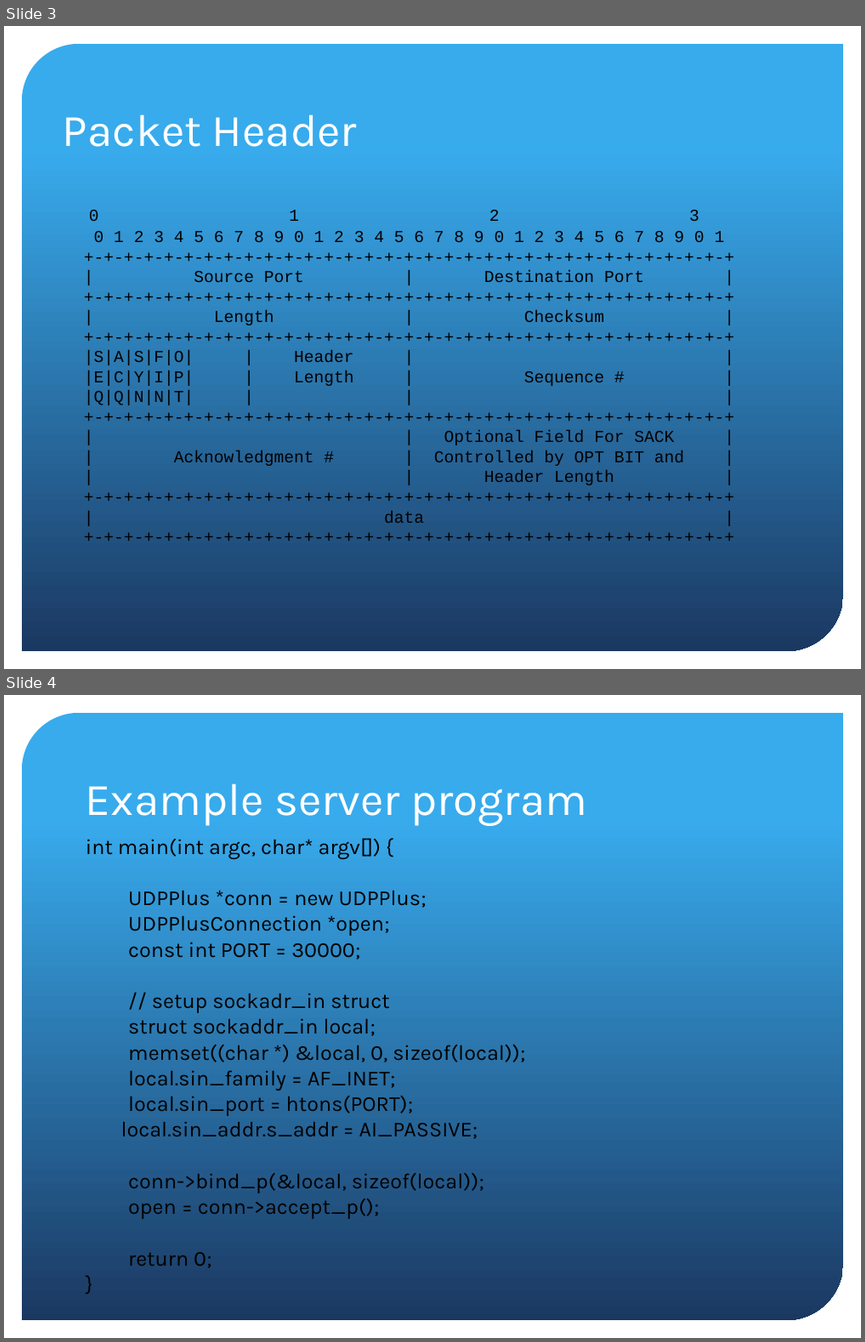
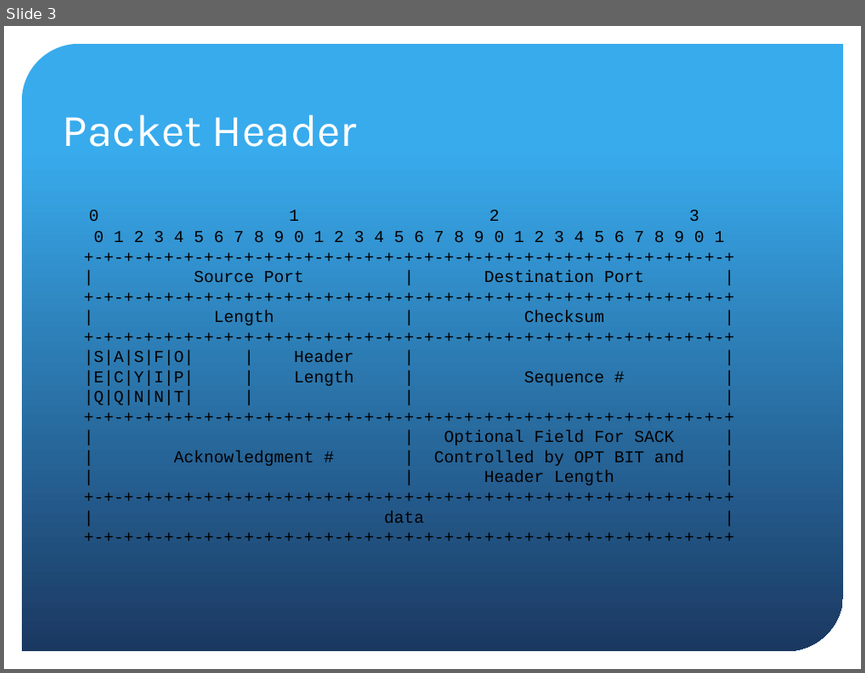
Before and after one commit to asadpanda/UDP-, a slide deck: Presentation.pptx. Shown one above the other, each under a label of ours: slides 3 and 4 before the commit, slide 3 after it. The pictures are 865x1342 and 865x673 pixels, drawn with LibreOffice and Linux fonts; fonts in the diff are those of the drawing; background and template pictures are left out. Boxes give left, top, right and bottom in pixels: in the first picture for what was removed or moved away, otherwise in the second. Text is boxed around its words. In the diff, an @@ line names an element or a change of style, - is before the commit and + after.

```diff
--- a/Presentation.pptx
+++ b/Presentation.pptx
@@ slide 4 removed at (x1=4, y1=695, x2=861, y2=1338), background picture (left out); not listed: 1 template element that a slide beside it also shows @@
@@ title removed at (x1=86, y1=783, x2=587, y2=826) @@
-Example server program
@@ text removed at (x1=86, y1=838, x2=525, y2=1268) @@
-int main(int argc, char* argv[]) {
-UDPPlus *conn = new UDPPlus;
-UDPPlusConnection *open;
-const int PORT = 30000;
-// setup sockadr_in struct
-struct sockaddr_in local;
-memset((char *) &local, 0, sizeof(local));
-local.sin_family = AF_INET;
-local.sin_port = htons(PORT);
-local.sin_addr.s_addr = AI_PASSIVE;
-conn->bind_p(&local, sizeof(local));
-open = conn->accept_p();
-return 0;
-}
```
Also in this commit, not shown: 1 slide added.
